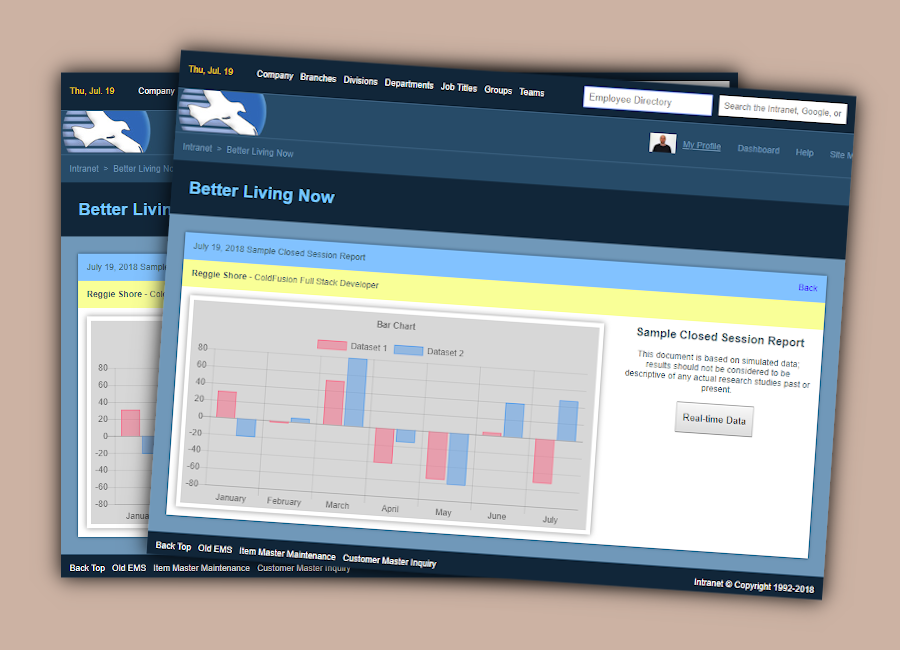
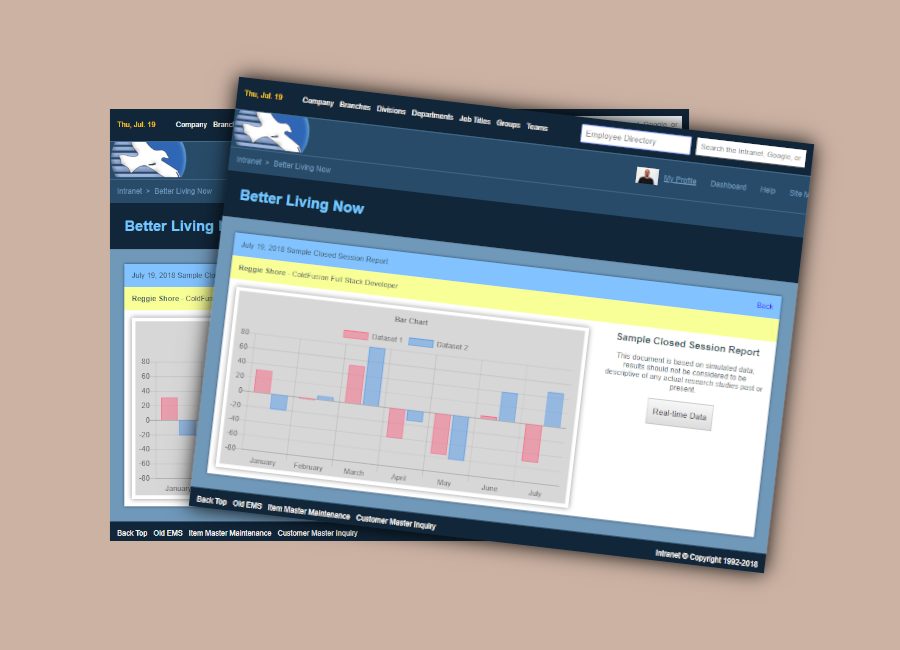
Revision of a layered 900px x 650px image; what changed, layer by layer:
removed layer "Custom_ad_hoc_parameterized_web_reports_bar_graph.png copy #1" over [114,27,880,623]
removed layer "Custom_ad_hoc_parameterized_web_reports_bar_graph.png copy" over [37,40,770,610]
added layer "Pasted Layer copy" above "Pasted Layer" over [156,44,847,606]
added layer "Pasted Layer" above "Layer" over [109,109,690,541]
